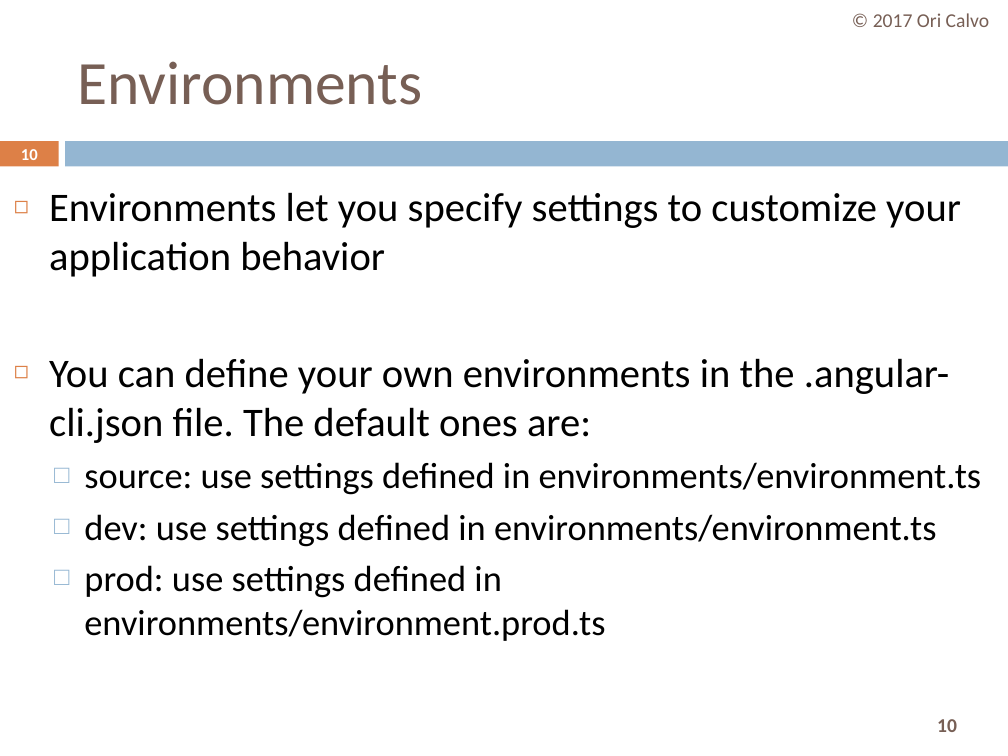
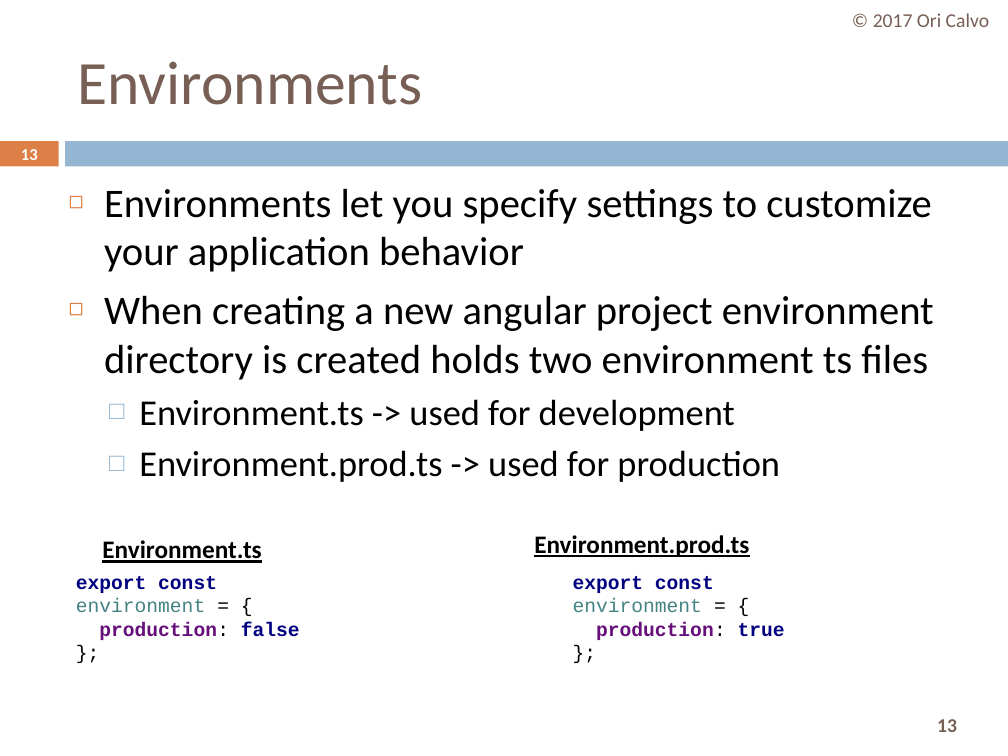
Before and after one commit to oricalvo/course-angular, a slide deck: slide 13 of PPTs/cli.pptx (slide 10 before the commit). Drawn at 1008x756 pixels with LibreOffice and Linux fonts; fonts in the diff are those of the drawing. Boxes give left, top, right and bottom in pixels: in the first picture for what was removed or moved away, otherwise in the second. Text is boxed around its words. In the diff, an @@ line names an element or a change of style, - is before the commit and + after.

```diff
--- a/PPTs/cli.pptx
+++ b/PPTs/cli.pptx
@@ page number at (21, 149, 38, 160): text changed @@
-10
+13
@@ text "Environments let you specify settings ...": place and size @@
-text "Environments let you specify settings ..." at (49, 192, 982, 641)
+text "Environments let you specify settings ..." at (104, 188, 934, 482)
@@ text at (104, 295, 934, 482): text changed; size 26 to 29 pt @@
-◻ You can define your own environments in the .angular-cli.json file. The default ones are:
-  □ source: use settings defined in environments/environment.ts
-  □ dev: use settings defined in environments/environment.ts
-  □ prod: use settings defined in environments/environment.prod.ts
+◻ When creating a new angular project environment directory is created holds two environment ts files
+  □ Environment.ts -> used for development
+  □ Environment.prod.ts -> used for production
@@ text added at (534, 535, 749, 557), 18 pt, text #000000, bold, underline @@
+Environment.prod.ts
@@ text added at (102, 540, 261, 563), 18 pt, text #000000, bold, underline @@
+Environment.ts
@@ text added at (76, 576, 300, 640), 14 pt, text #000080, bold @@
+export const environment = {
+production: false
+};
@@ text added at (573, 576, 785, 640), 14 pt, text #000080, bold @@
+export const environment = {
+production: true
+};
@@ page number at (937, 719, 957, 732): text changed @@
-10
+13
```
Also in this commit, not shown: 16 other slides changed, 13 slides added, 1 slide removed.
